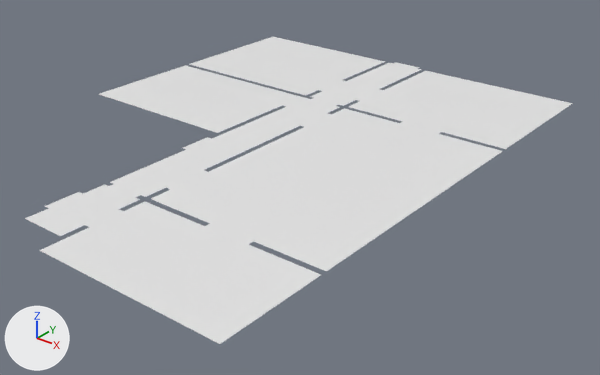
Before and after pictures for a commit that changed the FBX model Assets/05_Models/Structures/Floor_DiningRoom.FBX.
The view is the same before and after, from a 50 mm lens placed at (12.78, -15.23, 8.12), pointed at (0.61, -0.01, -1.32). Arrows for +X, +Y and +Z are at lower left; the lights stay in place. Materials are left out; every surface is plain grey. Where no turn or scale is listed for an object, it has been applied to the vertices.
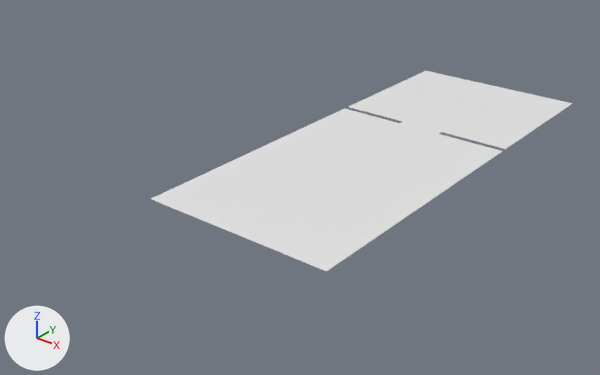
Changed parts and their boxes [x1, y1, x2, y2] in the pictures (600 x 375 px):
```json
{"object": "Plane010", "change": "deleted", "before": [40, 202, 321, 344]}
{"object": "Plane025", "change": "deleted", "before": [99, 65, 301, 133]}
{"object": "Plane024", "change": "deleted", "before": [189, 37, 385, 96]}
{"object": "Plane012", "change": "deleted", "before": [110, 98, 340, 197]}
{"object": "Plane013", "change": "deleted", "before": [25, 184, 140, 236]}
{"object": "Plane011", "change": "deleted", "before": [310, 63, 421, 106]}
{"object": "Plane015", "change": "deleted", "before": [205, 224, 254, 244]}
{"object": "Plane017", "change": "deleted", "before": [166, 170, 207, 189]}
{"object": "Plane016", "change": "deleted", "before": [86, 209, 123, 227]}
{"object": "Plane023", "change": "deleted", "before": [45, 192, 83, 208]}
{"object": "Plane027", "change": "deleted", "before": [109, 184, 140, 197]}
{"object": "Plane018", "change": "deleted", "before": [301, 113, 331, 127]}
{"object": "Plane022", "change": "deleted", "before": [183, 137, 211, 149]}
{"object": "Plane019", "change": "deleted", "before": [357, 89, 383, 101]}
{"object": "Plane020", "change": "deleted", "before": [319, 80, 345, 91]}
{"object": "Plane026", "change": "deleted", "before": [312, 98, 339, 106]}
{"object": "Plane033", "change": "deleted", "before": [283, 97, 306, 107]}
{"object": "Plane032", "change": "deleted", "before": [394, 62, 419, 69]}
```

Edits to the scene script, one JSON object a line:
```json
{"op": "remove", "block": "ob_plane015", "code": ["ob_plane015 = bpy.data.objects.new('Plane015', me_mesh_007)", "ob_plane015.location = (2.52, -4.69, 0.0)"]}
{"op": "remove", "block": "ob_plane023", "code": ["ob_plane023 = bpy.data.objects.new('Plane023', me_mesh_014)", "ob_plane023.location = (-1.31, -5.81, 0.0)"]}
{"op": "remove", "block": "ob_plane020", "code": ["ob_plane020 = bpy.data.objects.new('Plane020', me_mesh_012)", "ob_plane020.location = (-1.31, 3.94, 0.0)"]}
{"op": "remove", "block": "ob_plane033", "code": ["ob_plane033 = bpy.data.objects.new('Plane033', me_mesh_020)", "ob_plane033.location = (-1.31, 2.14, 0.0)"]}
{"op": "remove", "block": "ob_plane017", "code": ["ob_plane017 = bpy.data.objects.new('Plane017', me_mesh_009)", "ob_plane017.location = (0.04, -3.41, 0.0)"]}
{"op": "remove", "block": "ob_plane022", "code": ["ob_plane022 = bpy.data.objects.new('Plane022', me_mesh_013)", "ob_plane022.location = (-1.31, -1.76, 0.0)"]}
{"op": "remove", "block": "ob_plane024", "code": ["ob_plane024 = bpy.data.objects.new('Plane024', me_mesh_015)", "ob_plane024.location = (-3.78, 4.84, 0.0)"]}
{"op": "remove", "block": "ob_plane011", "code": ["ob_plane011 = bpy.data.objects.new('Plane011', me_mesh_003)", "ob_plane011.location = (-0.63, 4.84, 0.0)"]}
{"op": "remove", "block": "ob_plane025", "code": ["ob_plane025 = bpy.data.objects.new('Plane025', me_mesh_016)", "ob_plane025.location = (-3.78, 0.83, 0.0)"]}
{"op": "remove", "block": "ob_plane019", "code": ["ob_plane019 = bpy.data.objects.new('Plane019', me_mesh_011)", "ob_plane019.location = (0.04, 3.94, 0.0)"]}
{"op": "remove", "block": "ob_plane010", "code": ["ob_plane010 = bpy.data.objects.new('Plane010', me_mesh_002)", "ob_plane010.location = (2.52, -5.81, 0.0)"]}
{"op": "remove", "block": "ob_plane026", "code": ["ob_plane026 = bpy.data.objects.new('Plane026', me_mesh_017)", "ob_plane026.location = (-0.63, 2.66, 0.0)"]}
{"op": "remove", "block": "ob_plane012", "code": ["ob_plane012 = bpy.data.objects.new('Plane012', me_mesh_004)", "ob_plane012.location = (-0.63, -1.01, 0.0)"]}
{"op": "remove", "block": "ob_plane032", "code": ["ob_plane032 = bpy.data.objects.new('Plane032', me_mesh_019)", "ob_plane032.location = (-0.63, 7.01, 0.0)"]}
{"op": "remove", "block": "ob_plane018", "code": ["ob_plane018 = bpy.data.objects.new('Plane018', me_mesh_010)", "ob_plane018.location = (0.04, 1.39, 0.0)"]}
{"op": "remove", "block": "ob_plane027", "code": ["ob_plane027 = bpy.data.objects.new('Plane027', me_mesh_018)", "ob_plane027.location = (-0.63, -4.69, 0.0)"]}
{"op": "remove", "block": "ob_plane016", "code": ["ob_plane016 = bpy.data.objects.new('Plane016', me_mesh_008)", "ob_plane016.location = (0.04, -5.81, 0.0)"]}
{"op": "remove", "block": "ob_plane013", "code": ["ob_plane013 = bpy.data.objects.new('Plane013', me_mesh_005)", "ob_plane013.location = (-0.63, -5.81, 0.0)"]}
```
